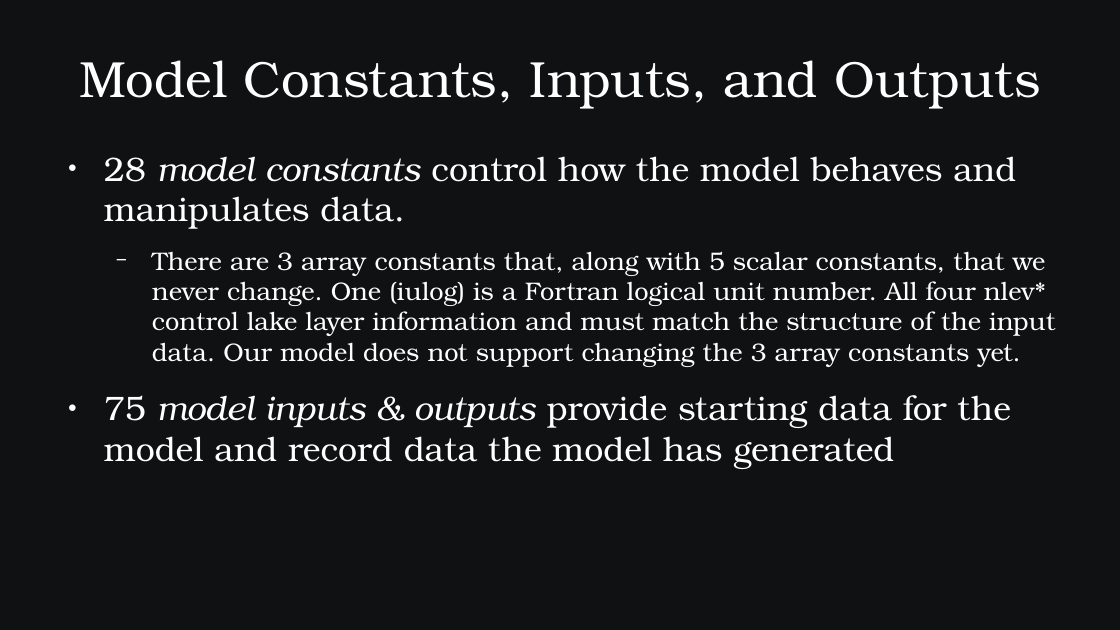
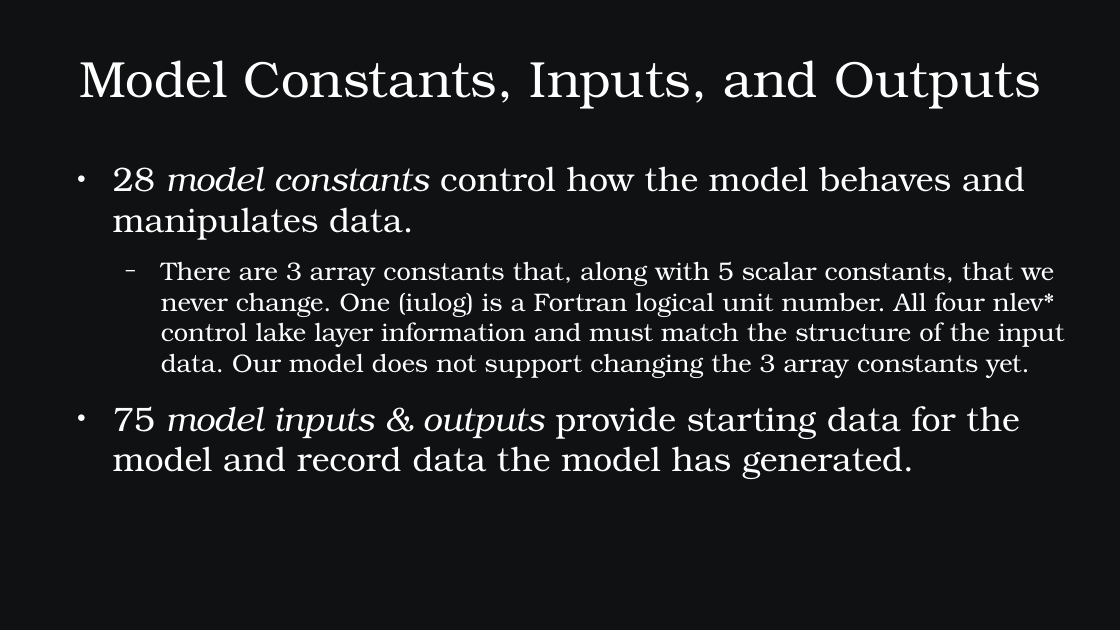
Before and after one commit to SamAllen06/lake_temp_work, a slide deck: slide 7 of documentation/for_collaborators/TestingSoftwareOverview.odp. Drawn at 1120x630 pixels with LibreOffice and Linux fonts; fonts in the diff are those of the drawing. Boxes give left, top, right and bottom in pixels: in the first picture for what was removed or moved away, otherwise in the second. Text is boxed around its words. In the diff, an @@ line names an element or a change of style, - is before the commit and + after.

```diff
--- a/documentation/for_collaborators/TestingSoftwareOverview.odp
+++ b/documentation/for_collaborators/TestingSoftwareOverview.odp
@@ text "28 model constants control how ...": place and size @@
-text "28 model constants control how ..." at (104, 156, 1055, 469)
+text "28 model constants control how ..." at (113, 166, 1064, 479)
@@ text at (113, 406, 1019, 479): text changed @@
-● 75 model inputs & outputs provide starting data for the model and record data the model has generated
+● 75 model inputs & outputs provide starting data for the model and record data the model has generated.
```
Also in this commit, not shown: 1 slide removed, 3 other files.
